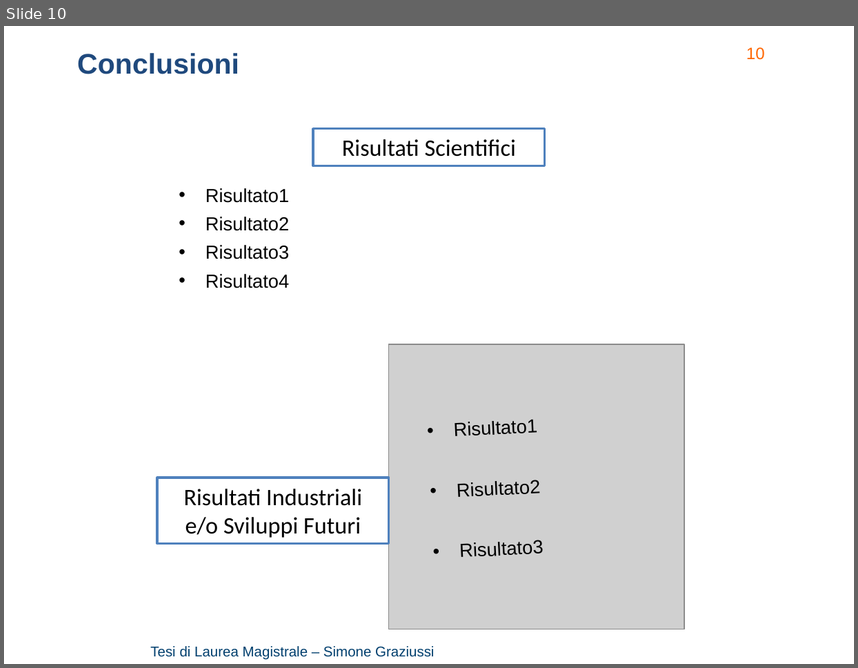
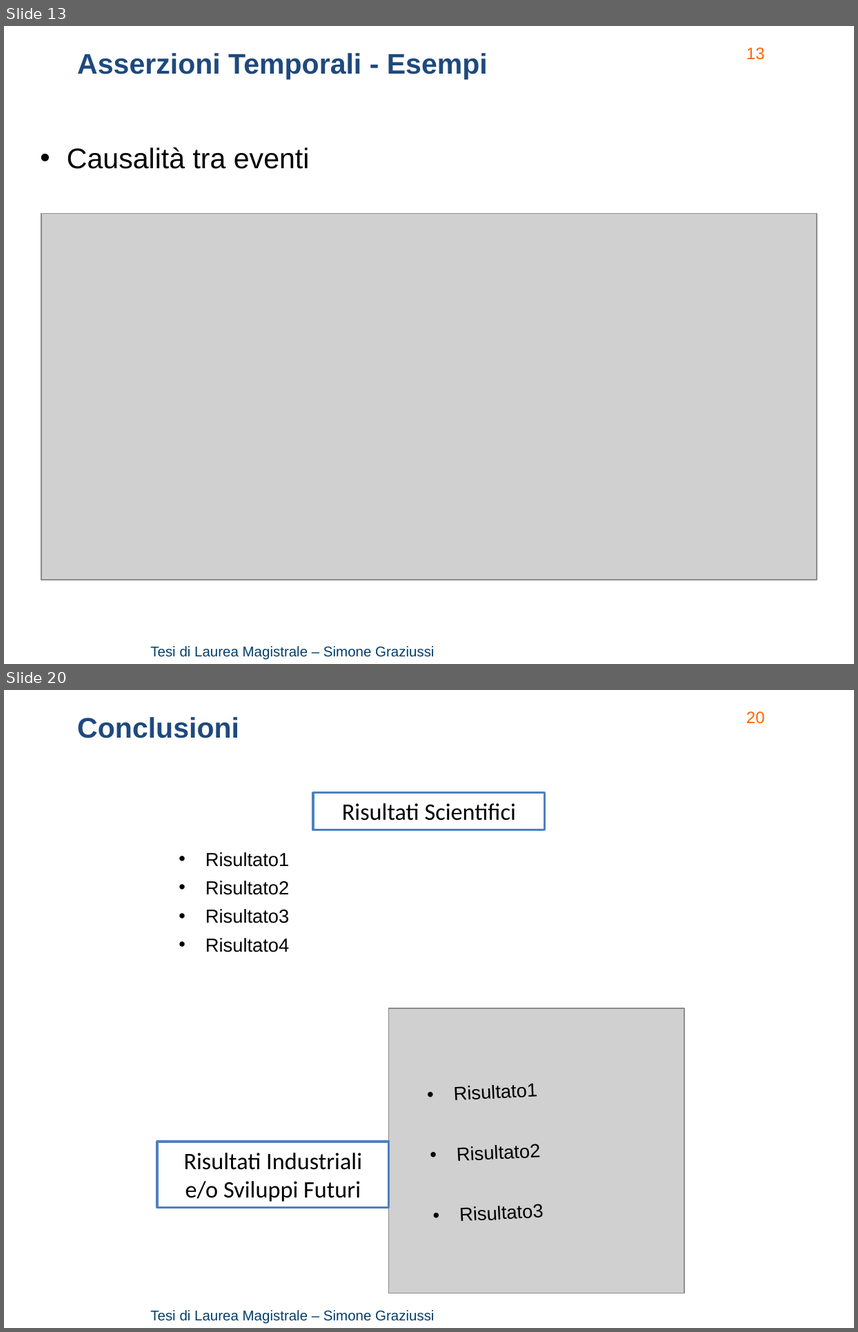
Before and after one commit to Simone3/Thesis, a slide deck: Presentation/Presentation.pptx. Shown one above the other, each under a label of ours: slide 10 before the commit, slides 13 and 20 after it; the slides between them are not shown. The pictures are 858x668 and 858x1332 pixels, drawn with LibreOffice and Linux fonts; fonts in the diff are those of the drawing; grey boxes stand for pictures; background and template pictures are left out. Boxes give left, top, right and bottom in pixels: in the first picture for what was removed or moved away, otherwise in the second. Text is boxed around its words. In the diff, an @@ line names an element or a change of style, - is before the commit and + after.

```diff
--- a/Presentation/Presentation.pptx
+++ b/Presentation/Presentation.pptx
@@ slide 13 added at (x1=4, y1=26, x2=854, y2=664), background picture (left out); not listed: 2 template elements that a slide beside it also shows @@
@@ text added at (x1=77, y1=53, x2=488, y2=79), 24 pt, text #1F497D, bold @@
+Asserzioni Temporali - Esempi
@@ text added at (x1=67, y1=147, x2=310, y2=169), 24 pt, text #000000 @@
+• Causalità tra eventi
@@ picture added at (x1=41, y1=214, x2=818, y2=580) @@
@@ what was slide 10 is now slide 20 @@
@@ page number at (x1=746, y1=711, x2=765, y2=724): text changed @@
-10
+20
```
Also in this commit, not shown: 9 other slides added, 1 other file.
